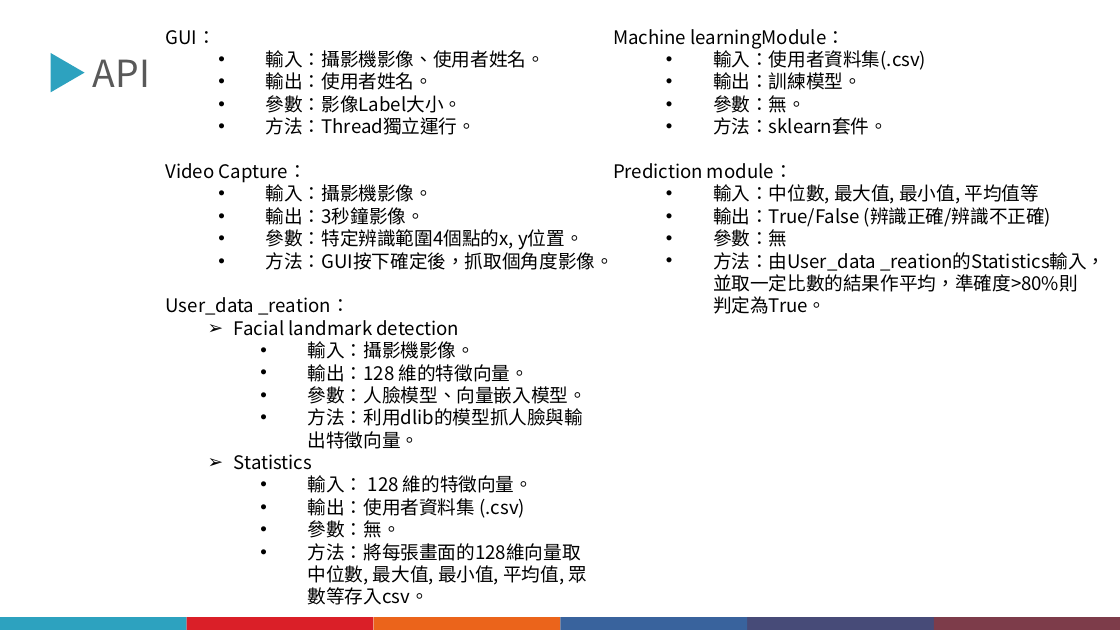
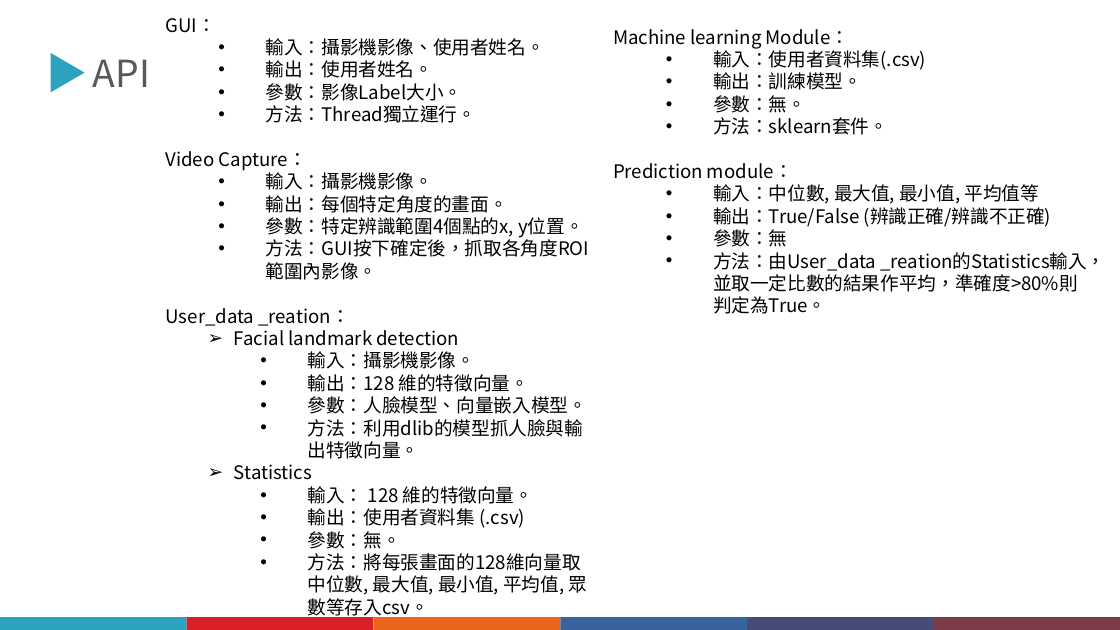
Before and after one commit to JiangXiu01/1091-EmbeddedImageProcessing, a slide deck: slide 14 of 期中報告/1092嵌入式影像_期中報告202105211327.pptx (slide 13 before the commit). Drawn at 1120x630 pixels with LibreOffice and Linux fonts; fonts in the diff are those of the drawing. Boxes give left, top, right and bottom in pixels: in the first picture for what was removed or moved away, otherwise in the second. Text is boxed around its words. In the diff, an @@ line names an element or a change of style, - is before the commit and + after.

```diff
--- a/期中報告/1092嵌入式影像_期中報告202105211327.pptx
+++ b/期中報告/1092嵌入式影像_期中報告202105211327.pptx
@@ text "GUI：": place and size @@
-text "GUI：" at [166, 30, 614, 605]
+text "GUI：" at [166, 18, 589, 620]
@@ text at [613, 29, 850, 49]: spaces changed @@
-Machine learningModule：
+Machine learning Module：
@@ text at [266, 195, 508, 213]: text changed @@
-        • 輸出：3秒鐘影像。
+        • 輸出：每個特定角度的畫面。
@@ text at [266, 236, 589, 280]: text changed @@
-        • 方法：GUI按下確定後，抓取個角度影像。
+        • 方法：GUI按下確定後，抓取各角度ROI範圍內影像。
```
Also in this commit, not shown: 8 other slides changed, 4 slides added, 3 slides removed.
